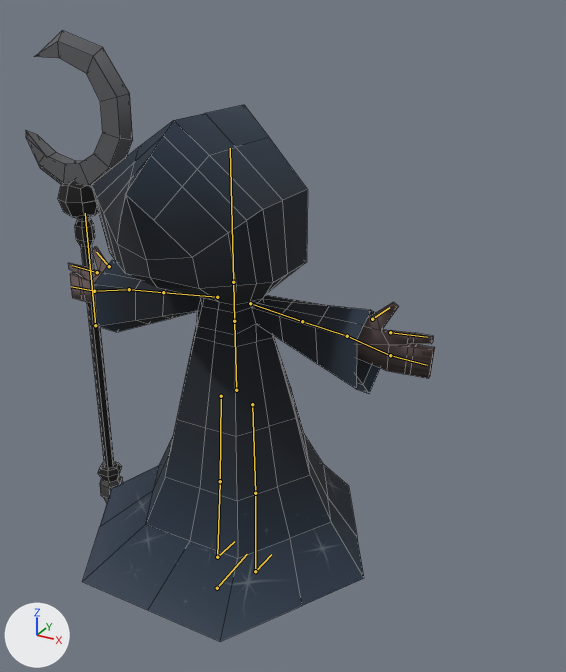
The Blender file actors/characters/player/mesh/reaper.blend as it was, and as the next commit left it.
Camera for both pictures: a camera (50 mm lens) standing at (1.52, -2.43, 2.33) and looking at (0.06, 0.22, 1.0). The axes (+X, +Y, +Z) are drawn at lower left. The lights are the same throughout. The bones that bend it are drawn over the model as lines. Mesh edges are drawn as thin lines.

Objects in the first picture: 'body', 'cloak', 'staff'.
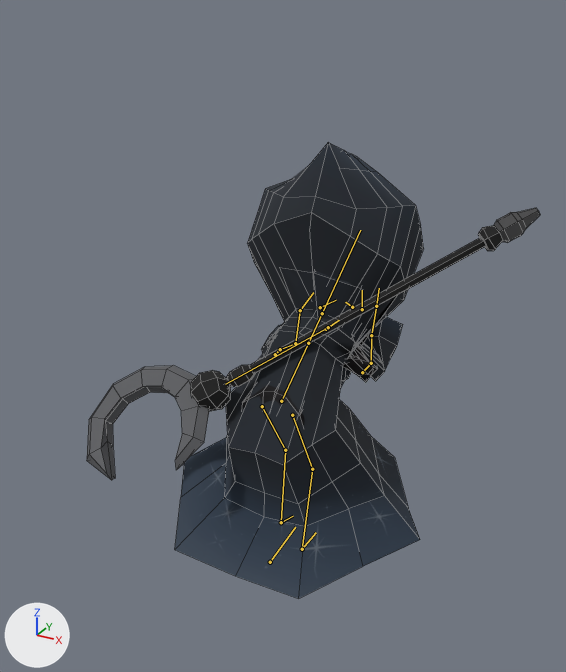
Commit message: belly pat animation piglet

The newer file adds an action. The first version stands in its rest pose; the second is drawn at frame 53 of the action 'PigletPat'.

What the commit changed:
Bone 'root' (bone_root) moves from (0.0, 0.0, 0.0) to (0.095, 0.288, -0.035).
Bone 'root' (bone_root) turns from (0, 0, 0) to (6, 0, 0) degrees about its own x, y and z.
Bone 'hip' (bone_hip) moves from (0.0, 0.0, 0.0) to (-0.001, -0.106, 0.001).
Bone 'hip' (bone_hip) turns from (0, 0, 0) to (-61, 0, 0) degrees about its own x, y and z.
Bone 'upper_arm_l' (bone_upper_arm_l) moves from (0.0, 0.0, 0.0) to (-0.144, 0.084, -0.071).
Bone 'upper_arm_l' (bone_upper_arm_l) turns from (0, 0, 0) to (-97, -36, 36) degrees about its own x, y and z.
Bone 'lower_arm_l' (bone_lower_arm_l) turns from (0, 0, 0) to (-16, 35, -11) degrees about its own x, y and z.
Bone 'hand_l' (bone_hand_l) turns from (0, 0, 0) to (48, 71, -17) degrees about its own x, y and z.
Bone 'fingers_l' (bone_fingers_l) turns from (0, 0, 0) to (-18, -15, -4) degrees about its own x, y and z.
Bone 'thumb_l' (bone_thumb_l) moves from (0.0, 0.0, 0.0) to (0.011, 0.001, -0.111).
Bone 'thumb_l' (bone_thumb_l) turns from (0, 0, 0) to (-31, 26, -14) degrees about its own x, y and z.
Bone 'pointer_l' (bone_pointer_l) moves from (0.0, 0.0, 0.0) to (0.144, -0.051, -0.049).
Bone 'pointer_l' (bone_pointer_l) turns from (0, 0, 0) to (-19, -42, 9) degrees about its own x, y and z.
Bone 'head' (bone_head) turns from (0, 0, 0) to (-1, -2, 1) degrees about its own x, y and z.
Bone 'upper_arm_r' (bone_upper_arm_r) moves from (0.0, 0.0, 0.0) to (0.095, 0.155, -0.145).
Bone 'upper_arm_r' (bone_upper_arm_r) turns from (0, 0, 0) to (-131, 19, -39) degrees about its own x, y and z.
Bone 'lower_arm_r' (bone_lower_arm_r) turns from (0, 0, 0) to (-88, -66, 115) degrees about its own x, y and z.
Bone 'hand_r' (bone_hand_r) moves from (0.0, 0.0, 0.0) to (-0.008, -0.004, -0.005).
Bone 'hand_r' (bone_hand_r) turns from (0, 0, 0) to (7, -27, 1) degrees about its own x, y and z.
Bone 'fingers_r' (bone_fingers_r) turns from (0, 0, 0) to (-4, -4, -9) degrees about its own x, y and z.
Bone 'thumb_r' (bone_thumb_r) moves from (0.0, 0.0, 0.0) to (0.048, 0.047, -0.032).
Bone 'thumb_r' (bone_thumb_r) turns from (0, 0, 0) to (-41, -24, -25) degrees about its own x, y and z.
Bone 'pointer_r' (bone_pointer_r) moves from (0.0, 0.0, 0.0) to (0.031, 0.012, -0.033).
Bone 'pointer_r' (bone_pointer_r) turns from (0, 0, 0) to (2, -31, -10) degrees about its own x, y and z.
Bone 'upper_leg_l' (bone_upper_leg_l) turns from (0, 0, 0) to (-90, -1, 3) degrees about its own x, y and z.
Bone 'lower_leg_l' (bone_lower_leg_l) turns from (0, 0, 0) to (36, 1, 0) degrees about its own x, y and z.
Bone 'foot_l' (bone_foot_l) turns from (0, 0, 0) to (15, 0, 0) degrees about its own x, y and z.
Bone 'upper_leg_r' (bone_upper_leg_r) turns from (0, 0, 0) to (-83, 1, -2) degrees about its own x, y and z.
Bone 'lower_leg_r' (bone_lower_leg_r) turns from (0, 0, 0) to (39, -1, 0) degrees about its own x, y and z.
Bone 'foot_r' (bone_foot_r) turns from (0, 0, 0) to (-15, 0, 0) degrees about its own x, y and z.
Bone 'staff' (bone_staff) moves from (0.0, 0.0, 0.0) to (0.839, 0.059, -0.222).
Bone 'staff' (bone_staff) turns from (0, 0, 0) to (42, 34, 149) degrees about its own x, y and z.

Changed parts and their boxes (x1, y1, x2, y2) in the pictures (566 x 672 px):
'cloak', posed (16% narrower, 15% shorter)
    before: (83, 105, 380, 641)
    after: (175, 142, 424, 599)
'staff', posed (320% wider, 42% shorter)
    before: (26, 31, 133, 503)
    after: (87, 208, 540, 480)
'body', posed
    before: (68, 247, 435, 378)
    after: (241, 338, 378, 426)
bone 'root', root to tip
    before: (217, 588) to (247, 554)
    after: (270, 562) to (295, 527)
bone 'hip', root to tip
    before: (236, 390) to (234, 321)
    after: (281, 401) to (308, 343)
bone 'upper_arm_l', root to tip
    before: (217, 297) to (163, 292)
    after: (275, 354) to (280, 349)
bone 'lower_arm_l', root to tip
    before: (163, 292) to (129, 289)
    after: (280, 349) to (295, 343)
bone 'hand_l', root to tip
    before: (129, 289) to (94, 291)
    after: (295, 343) to (300, 310)
bone 'fingers_l', root to tip
    before: (94, 291) to (71, 286)
    after: (300, 310) to (313, 292)
bone 'thumb_l', root to tip
    before: (109, 266) to (96, 252)
    after: (326, 329) to (339, 320)
bone 'pointer_l', root to tip
    before: (97, 272) to (72, 265)
    after: (320, 307) to (336, 300)
bone 'head', root to tip
    before: (233, 282) to (230, 148)
    after: (322, 313) to (360, 230)
bone 'upper_arm_r', root to tip
    before: (250, 303) to (302, 321)
    after: (362, 372) to (371, 363)
bone 'lower_arm_r', root to tip
    before: (302, 321) to (347, 336)
    after: (371, 363) to (371, 335)
bone 'hand_r', root to tip
    before: (347, 336) to (390, 355)
    after: (371, 335) to (376, 306)
bone 'fingers_r', root to tip
    before: (390, 355) to (427, 365)
    after: (376, 306) to (379, 288)
bone 'thumb_r', root to tip
    before: (372, 319) to (389, 307)
    after: (352, 307) to (345, 302)
bone 'pointer_r', root to tip
    before: (390, 332) to (427, 337)
    after: (362, 309) to (362, 290)
bone 'upper_leg_l', root to tip
    before: (221, 396) to (220, 481)
    after: (262, 406) to (285, 450)
bone 'lower_leg_l', root to tip
    before: (220, 481) to (217, 557)
    after: (285, 450) to (281, 522)
bone 'foot_l', root to tip
    before: (217, 557) to (234, 541)
    after: (281, 522) to (293, 516)
bone 'upper_leg_r', root to tip
    before: (252, 404) to (255, 493)
    after: (292, 415) to (312, 469)
bone 'lower_leg_r', root to tip
    before: (255, 493) to (255, 571)
    after: (312, 469) to (302, 549)
bone 'foot_r', root to tip
    before: (255, 571) to (271, 554)
    after: (302, 549) to (316, 532)
bone 'staff', root to tip
    before: (95, 325) to (85, 213)
    after: (328, 327) to (225, 384)
